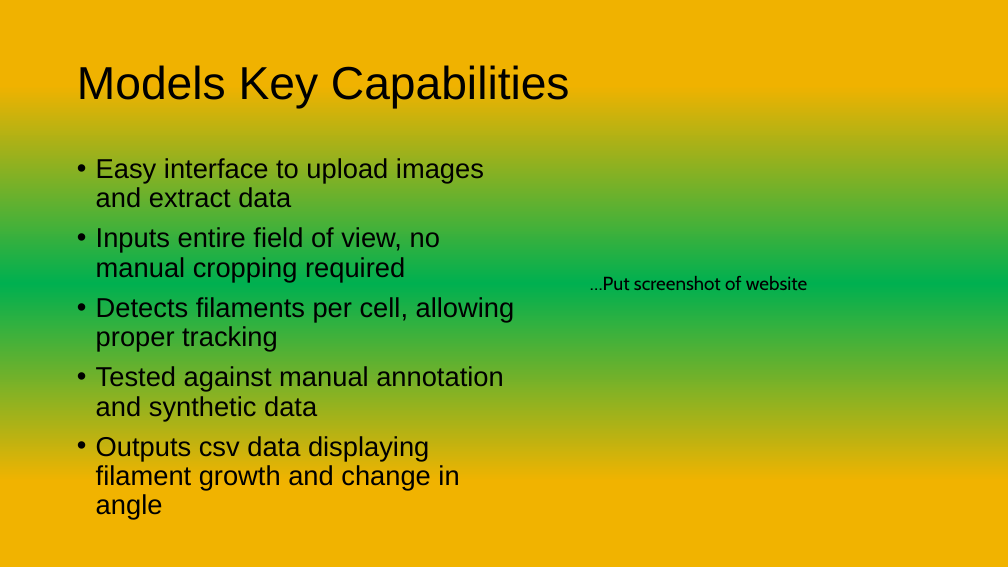
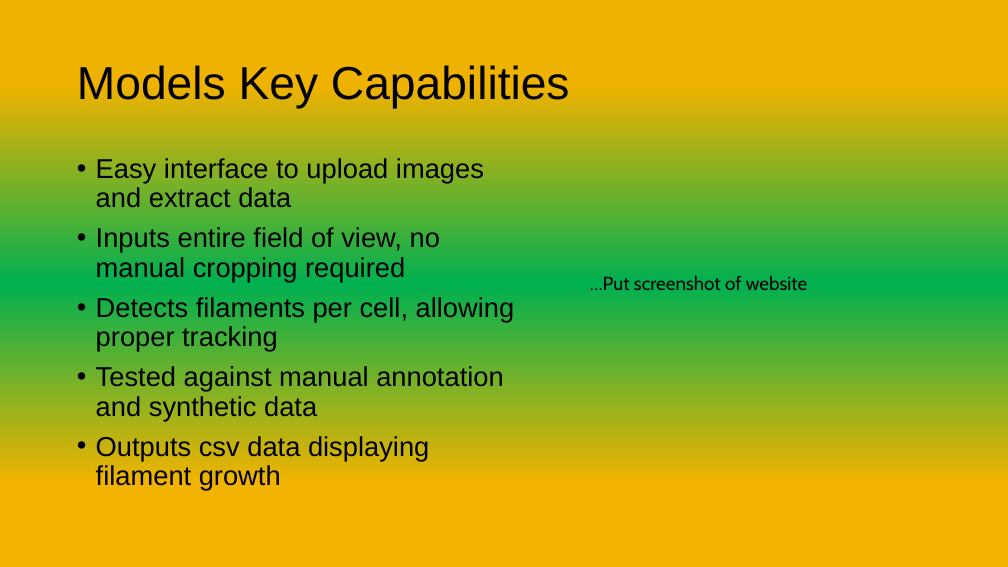
Before and after one commit to briandaniel14/biohack, a slide deck: slide 3 of Presentations/Biohack_Presentation.pptx. Drawn at 1008x567 pixels with LibreOffice and Linux fonts; fonts in the diff are those of the drawing. Boxes give left, top, right and bottom in pixels: in the first picture for what was removed or moved away, otherwise in the second. Text is boxed around its words. In the diff, an @@ line names an element or a change of style, - is before the commit and + after.

```diff
--- a/Presentations/Biohack_Presentation.pptx
+++ b/Presentations/Biohack_Presentation.pptx
@@ text at (x1=96, y1=436, x2=429, y2=490): text changed @@
-• Outputs csv data displaying filament growth and change in angle
+• Outputs csv data displaying filament growth
```
Also in this commit, not shown: 1 other slide changed, 1 other file.
